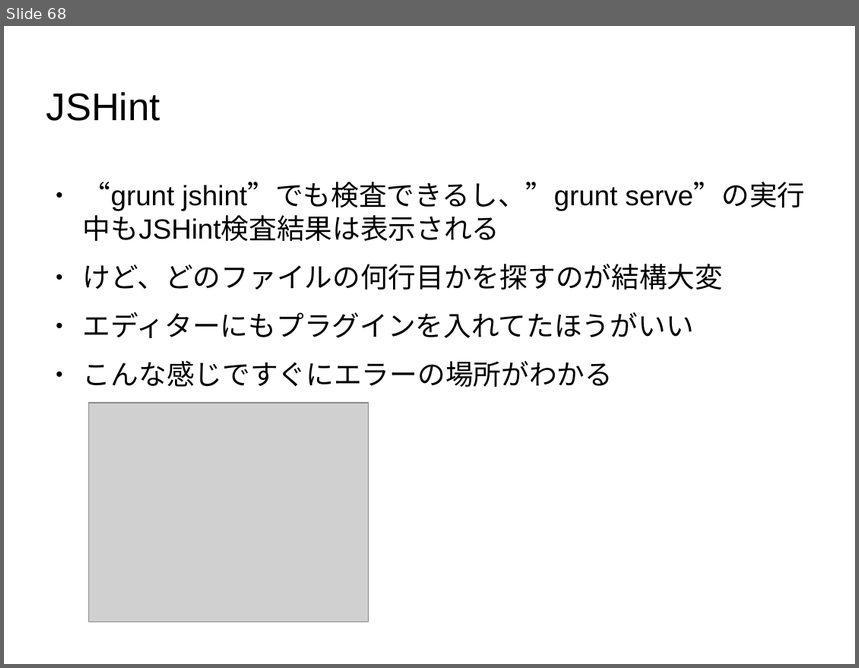
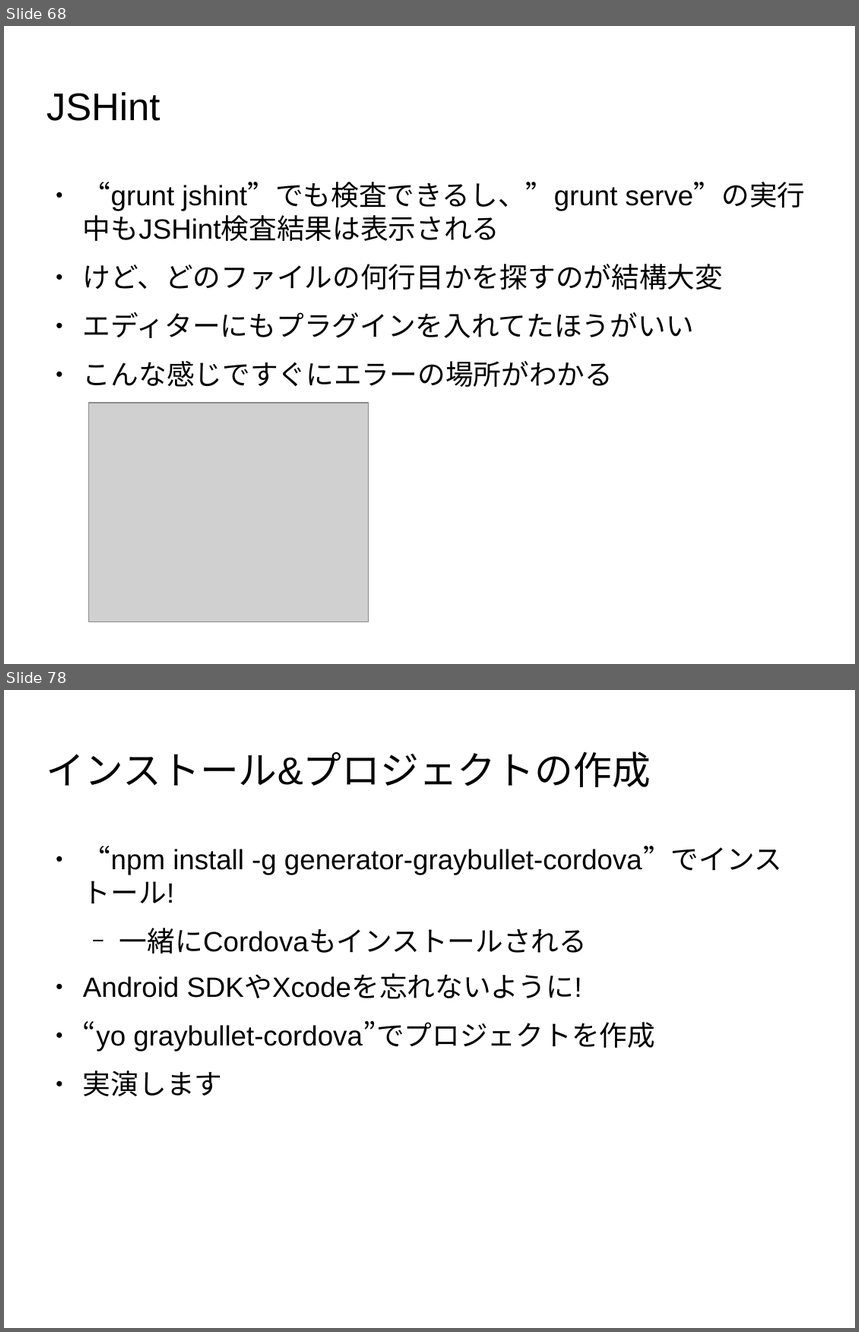
Before and after one commit to masakura/yeoman-presentation, a slide deck: yeoman-presentation.odp. Shown one above the other, each under a label of ours: slide 68 before the commit, slides 68 and 78 after it; the slides between them are not shown. The pictures are 859x668 and 859x1332 pixels, drawn with LibreOffice and Linux fonts; fonts in the diff are those of the drawing; grey boxes stand for pictures; background and template pictures are left out. Boxes give left, top, right and bottom in pixels: in the first picture for what was removed or moved away, otherwise in the second. Text is boxed around its words. In the diff, an @@ line names an element or a change of style, - is before the commit and + after.

```diff
--- a/yeoman-presentation.odp
+++ b/yeoman-presentation.odp
@@ slide 78 added at [4,690,855,1328], background picture (left out) @@
@@ title added at [47,752,651,787], 36 pt, text #000000 @@
+インストール&プロジェクトの作成
@@ text added at [83,846,782,1097], 26 pt, text #000000 @@
+● “npm install -g generator-graybullet-cordova”でインストール!
+  − 一緒にCordovaもインストールされる
+● Android SDKやXcodeを忘れないように!
+● “yo graybullet-cordova”でプロジェクトを作成
+● 実演します
```
Also in this commit, not shown: 5 slides changed, 19 other slides added, 1 slide removed.
